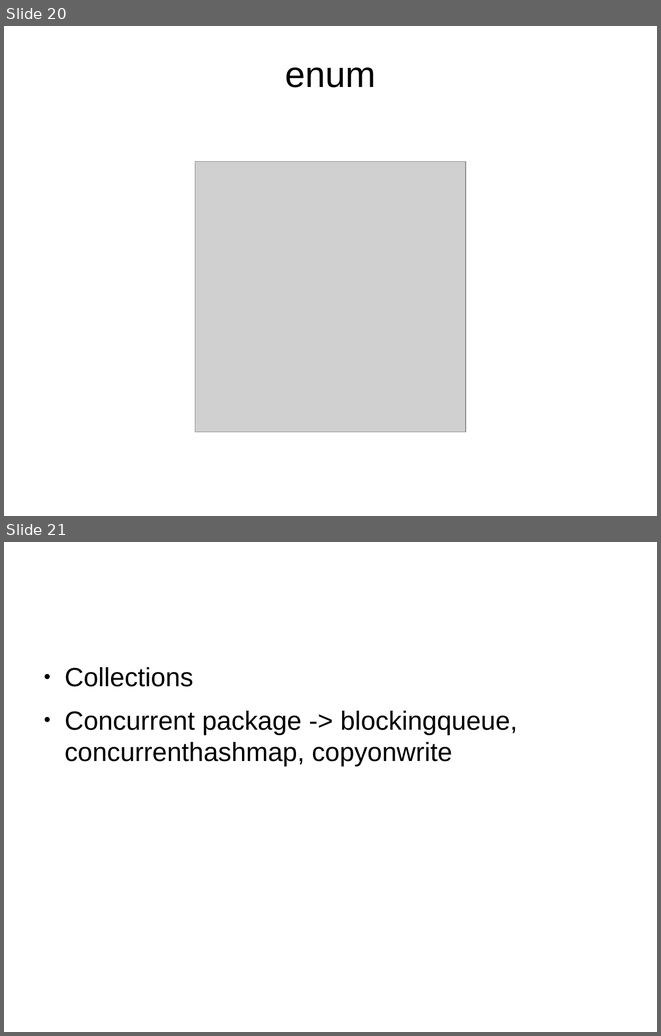
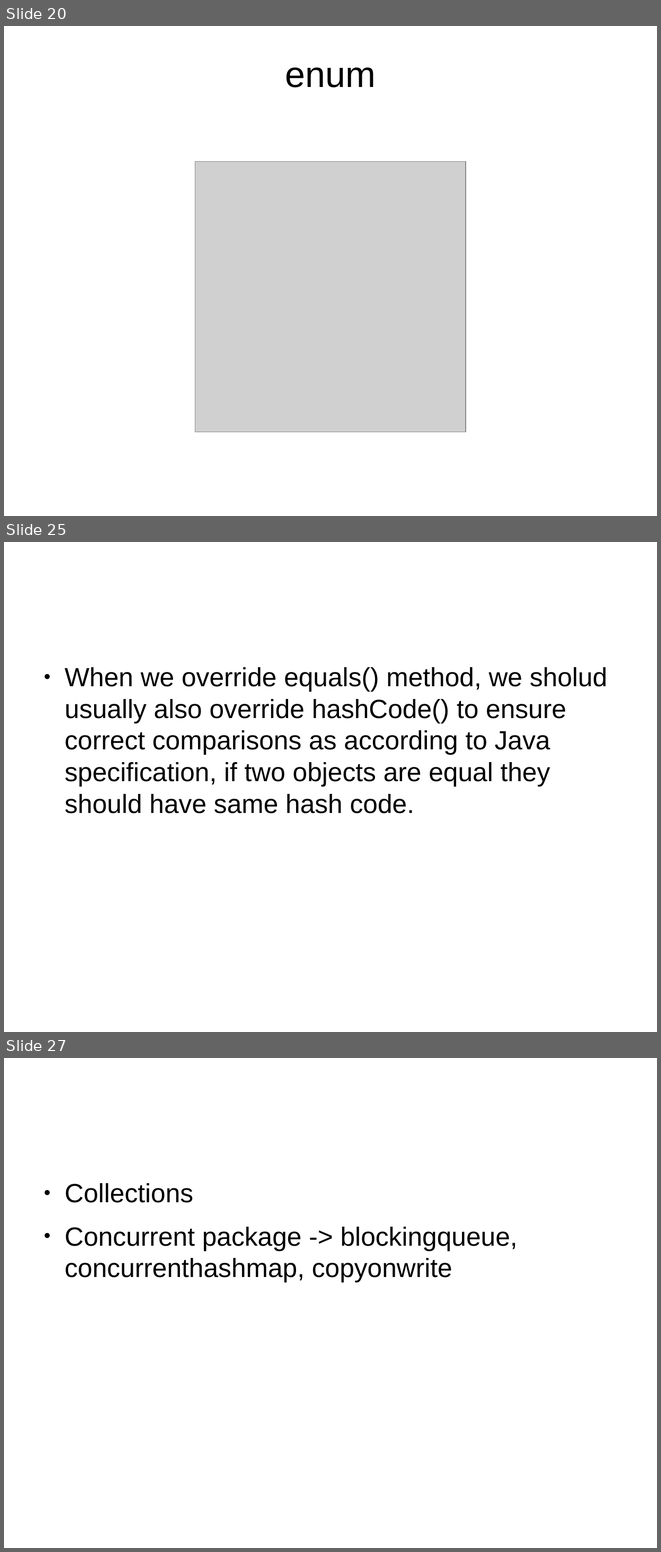
Before and after one commit to shikha-desai/Internship_PreWork, a slide deck: Java/Java_Notes.odp. Shown one above the other, each under a label of ours: slides 20 and 21 before the commit, slides 20, 25 and 27 after it; the slides between them are not shown. The pictures are 661x1036 and 661x1552 pixels, drawn with LibreOffice and Linux fonts; fonts in the diff are those of the drawing; grey boxes stand for pictures; background and template pictures are left out. Boxes give left, top, right and bottom in pixels: in the first picture for what was removed or moved away, otherwise in the second. Text is boxed around its words. In the diff, an @@ line names an element or a change of style, - is before the commit and + after.

```diff
--- a/Java/Java_Notes.odp
+++ b/Java/Java_Notes.odp
@@ slide 25 added at bbox=[4, 542, 657, 1032], background picture (left out) @@
@@ text added at bbox=[64, 667, 607, 813], 32 pt, text #000000 @@
+● When we override equals() method, we sholud usually also override hashCode() to ensure correct comparisons as according to Java specification, if two objects are equal they should have same hash code.
@@ what was slide 21 is now slide 27 @@
```
Also in this commit, not shown: 5 other slides added, 3 other files.
